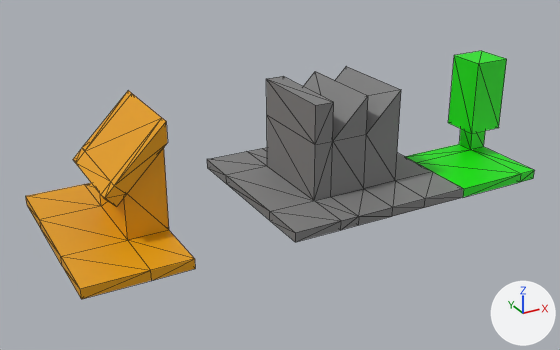
Renders of the COLLADA model assets/models/factory.dae from each side of a commit.
Before and after are seen from a 50 mm camera at (-0.0218, -0.0648, 0.0345) aimed at (0.0134, -0.0009, 0.0025). Lighting does not change. The marker at lower right points along +X, +Y and +Z. Mesh edges are drawn as thin lines. Where no turn or scale is listed for an object, it has been applied to the vertices.
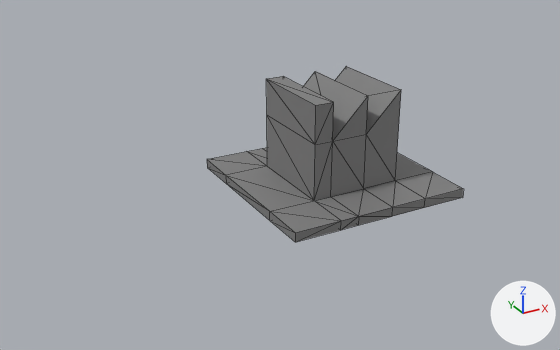
Changed parts and their boxes [x1, y1, x2, y2] in the pictures (560 x 350 px):
'Cube', deleted (orange): before [26, 91, 195, 299]
'Cube.002', deleted (green): before [405, 51, 535, 197]

What changed in the scene script:
```text
Remove ob_cube_002:
    ob_cube_002 = bpy.data.objects.new('Cube.002', me_cube_002)
    ob_cube_002.location = (0.04, 0.0, 0.0)
Remove ob_cube:
    ob_cube = bpy.data.objects.new('Cube', me_cube)
    ob_cube.location = (0.0, 0.0, 0.0)
```
